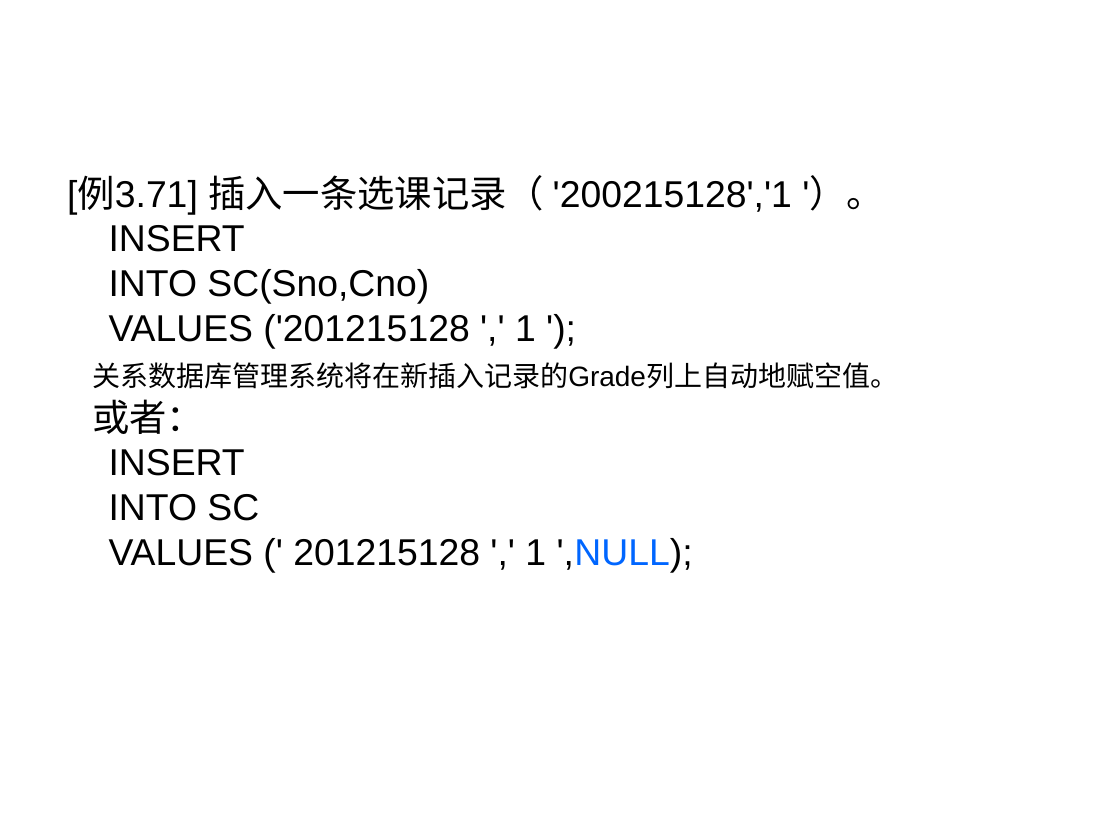
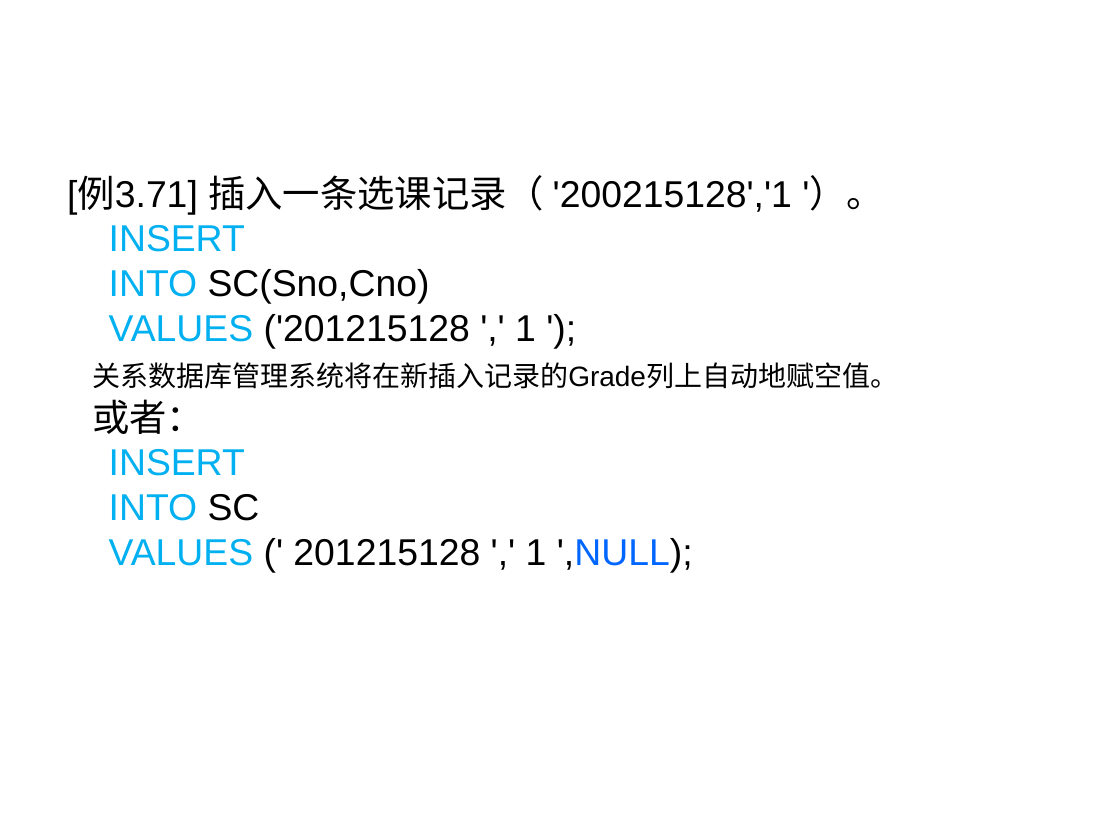
Before and after one commit to HBU/DataBase, a slide deck: slide 64 of PPT/PPT2020/DB第03章（1）-2020.pptx. Drawn at 1120x840 pixels with LibreOffice and Linux fonts; fonts in the diff are those of the drawing; background and template pictures are left out. Boxes give left, top, right and bottom in pixels: in the first picture for what was removed or moved away, otherwise in the second. Text is boxed around its words. In the diff, an @@ line names an element or a change of style, - is before the commit and + after.

```diff
--- a/PPT/PPT2020/DB第03章（1）-2020.pptx
+++ b/PPT/PPT2020/DB第03章（1）-2020.pptx
@@ text at [109,225,693,573]: text colour #000000 to #00B0F0 in "INSERT", "INTO", "VALUES", "INSERT" and 2 more places @@
```
Also in this commit, not shown: 10 other slides changed.
